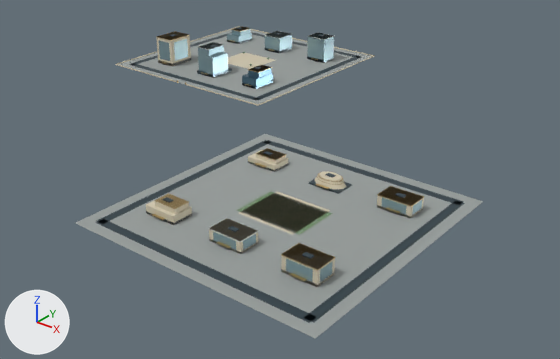
What one commit did to the glTF model web/public/assets/3d/ampliworld/GC-CITY-2030/GC-TILE-01-11.glb.
Rendered twice from a 50 mm lens placed at (-8296.0, 3164.0, 428.0), pointed at (-8948.0, 3979.0, -77.0). Arrows for +X, +Y and +Z are at lower left; the lights stay in place. The older version comes first. Where no turn or scale is listed for an object, it has been applied to the vertices. Vertices at exactly the same position are counted once.

Script lines for the objects in view, before the commit:
```python
ob_gc_tile_01_11_blue = bpy.data.objects.new('GC-TILE-01-11-blue', me_mesh_8)
ob_gc_tile_01_11_blue.location = (0.0, 0.0, 0.0)
ob_gc_tile_01_11_dark = bpy.data.objects.new('GC-TILE-01-11-dark', me_mesh_1)
ob_gc_tile_01_11_dark.location = (0.0, 0.0, 0.0)
ob_gc_tile_01_11_field = bpy.data.objects.new('GC-TILE-01-11-field', me_mesh_9)
ob_gc_tile_01_11_field.location = (0.0, 0.0, 0.0)
ob_gc_tile_01_11_glass = bpy.data.objects.new('GC-TILE-01-11-glass', me_mesh_6)
ob_gc_tile_01_11_glass.location = (0.0, 0.0, 0.0)
ob_gc_tile_01_11_gold = bpy.data.objects.new('GC-TILE-01-11-gold', me_mesh_5)
ob_gc_tile_01_11_gold.location = (0.0, 0.0, 0.0)
ob_gc_tile_01_11_ivory = bpy.data.objects.new('GC-TILE-01-11-ivory', me_mesh_2)
ob_gc_tile_01_11_ivory.location = (0.0, 0.0, 0.0)
ob_gc_tile_01_11_paving = bpy.data.objects.new('GC-TILE-01-11-paving', me_mesh_0)
ob_gc_tile_01_11_paving.location = (0.0, 0.0, 0.0)
```
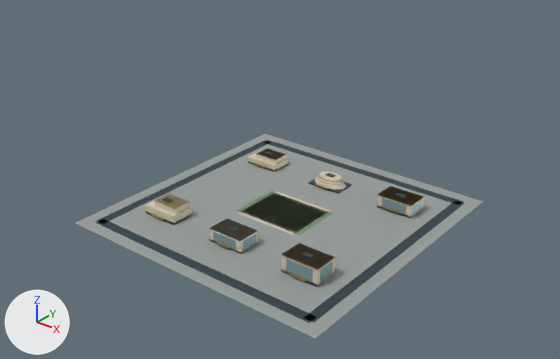
Edits to the bpy script that builds the scene:
```text
Change me_mesh_0:
    used by ob_gc_tile_01_11_paving; location = (0.0, 0.0, 0.0)
    remove me_mesh_0.from_pydata(...)  # 16 vertices, 24 faces; spans x -9379.0..-8621.0, y 3621.0..4379.0, z 0.0
    add me_mesh_0.from_pydata(...)  # 8 vertices, 12 faces; spans x -8959.0..-8621.0, y 3621.0..3959.0, z 0.0
    me_mesh_0 part 1: the loose piece of 8 vertices spanning x -9379.0..-9041.0, y 4041.0..4379.0, z 0.0 is deleted
Change me_mesh_1:
    used by ob_gc_tile_01_11_dark; location = (0.0, 0.0, 0.0)
    remove me_mesh_1.from_pydata(...)  # 256 vertices, 384 faces; spans x -9364.0..-8636.0, y 3636.0..4364.0, z 0.0..50.0
    add me_mesh_1.from_pydata(...)  # 128 vertices, 192 faces; spans x -8944.0..-8636.0, y 3636.0..3944.0, z 0.0..22.0
    me_mesh_1 part 2: 16 loose pieces with 128 vertices, spanning x -9364.0..-9056.0, y 4056.0..4364.0, z 0.0..50.0, are deleted
Change me_mesh_2:
    used by ob_gc_tile_01_11_ivory; location = (0.0, 0.0, 0.0)
    remove me_mesh_2.from_pydata(...)  # 142 vertices, 220 faces; spans x -9380.0..-8668.0, y 3688.0..4380.0, z 0.0..49.0
    add me_mesh_2.from_pydata(...)  # 86 vertices, 136 faces; spans x -8912.0..-8668.0, y 3688.0..3896.0, z 0.0..21.0
    me_mesh_2 part 3: 7 loose pieces with 56 vertices, spanning x -9380.0..-9040.0, y 4040.0..4380.0, z 0.0..49.0, are deleted
Change me_mesh_5:
    used by ob_gc_tile_01_11_gold; location = (0.0, 0.0, 0.0)
    remove me_mesh_5.from_pydata(...)  # 234 vertices, 372 faces; spans x -9329.0..-8667.0, y 3684.0..4320.0, z 0.0..49.0
    add me_mesh_5.from_pydata(...)  # 146 vertices, 240 faces; spans x -8903.0..-8667.0, y 3684.0..3897.0, z 4.0..21.0
    me_mesh_5 part 4: 11 loose pieces with 88 vertices, spanning x -9329.0..-9096.0, y 4040.0..4320.0, z 0.0..49.0, are deleted
Change me_mesh_6:
    used by ob_gc_tile_01_11_glass; location = (0.0, 0.0, 0.0)
    remove me_mesh_6.from_pydata(...)  # 240 vertices, 360 faces; spans x -9329.0..-8667.0, y 3687.0..4322.0, z 0.0..47.0
    add me_mesh_6.from_pydata(...)  # 96 vertices, 144 faces; spans x -8813.0..-8667.0, y 3687.0..3897.0, z 3.0..18.0
    me_mesh_6 part 5: 18 loose pieces with 144 vertices, spanning x -9329.0..-9091.0, y 4098.0..4322.0, z 0.0..47.0, are deleted
Remove ob_gc_tile_01_11_blue:
    ob_gc_tile_01_11_blue = bpy.data.objects.new('GC-TILE-01-11-blue', me_mesh_8)
    ob_gc_tile_01_11_blue.location = (0.0, 0.0, 0.0)
```

Location of each change, [x1, y1, x2, y2] in pixels of the pictures (560 x 359 px):
'GC-TILE-01-11-paving', reshaped (34% shorter): before [75, 30, 483, 339]; after [75, 134, 483, 339]
'GC-TILE-01-11-dark', reshaped (38% shorter): before [96, 27, 465, 323]; after [96, 140, 465, 323]
'GC-TILE-01-11-ivory', reshaped (10% narrower, 47% shorter): before [115, 26, 424, 287]; after [146, 148, 424, 287]
'GC-TILE-01-11-glass', reshaped: before [159, 26, 422, 282]; after [213, 198, 422, 282]
'GC-TILE-01-11-gold', reshaped (48% shorter): before [152, 26, 424, 281]; after [152, 148, 424, 281]
'GC-TILE-01-11-blue', deleted (blue): before [242, 66, 273, 89]
part 1 of me_mesh_0, deleted: before [118, 30, 371, 104]
part 2 of me_mesh_1, deleted: before [130, 27, 362, 101]
part 3 of me_mesh_2, deleted: before [115, 26, 375, 106]
part 4 of me_mesh_5, deleted: before [158, 26, 318, 86]
part 5 of me_mesh_6, deleted: before [159, 26, 334, 78]
